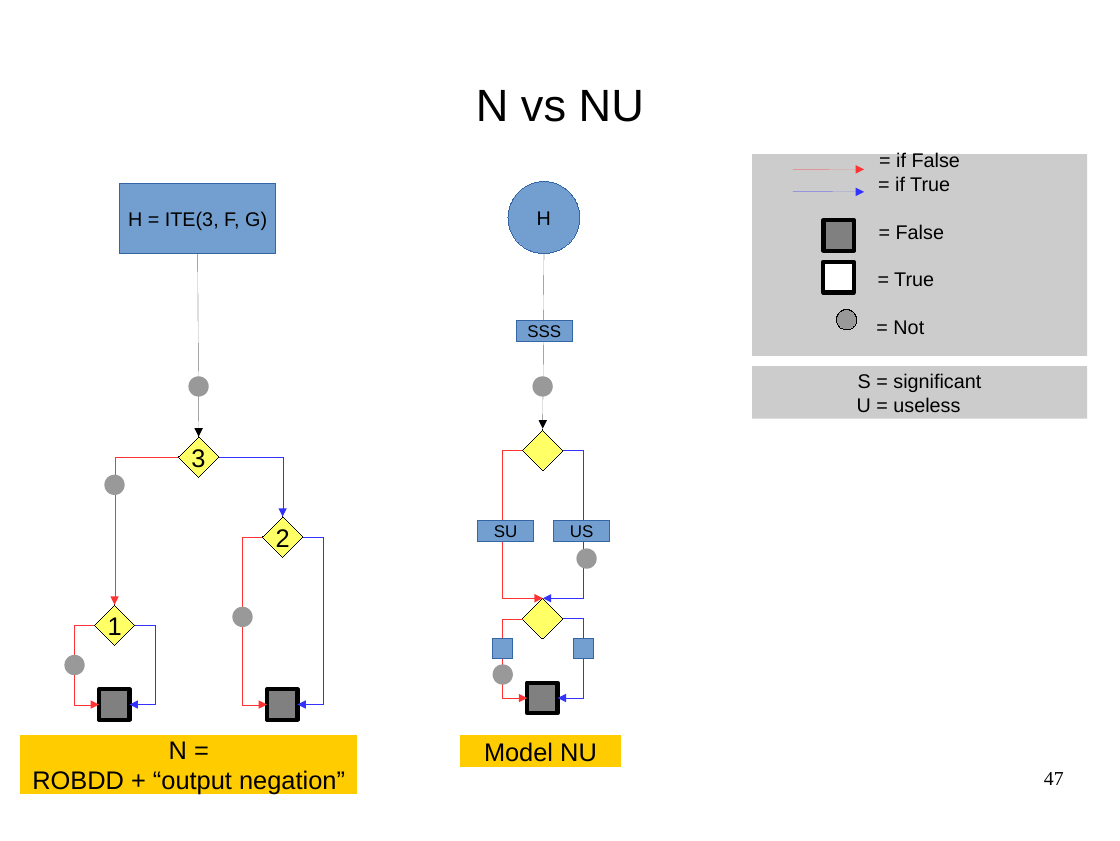
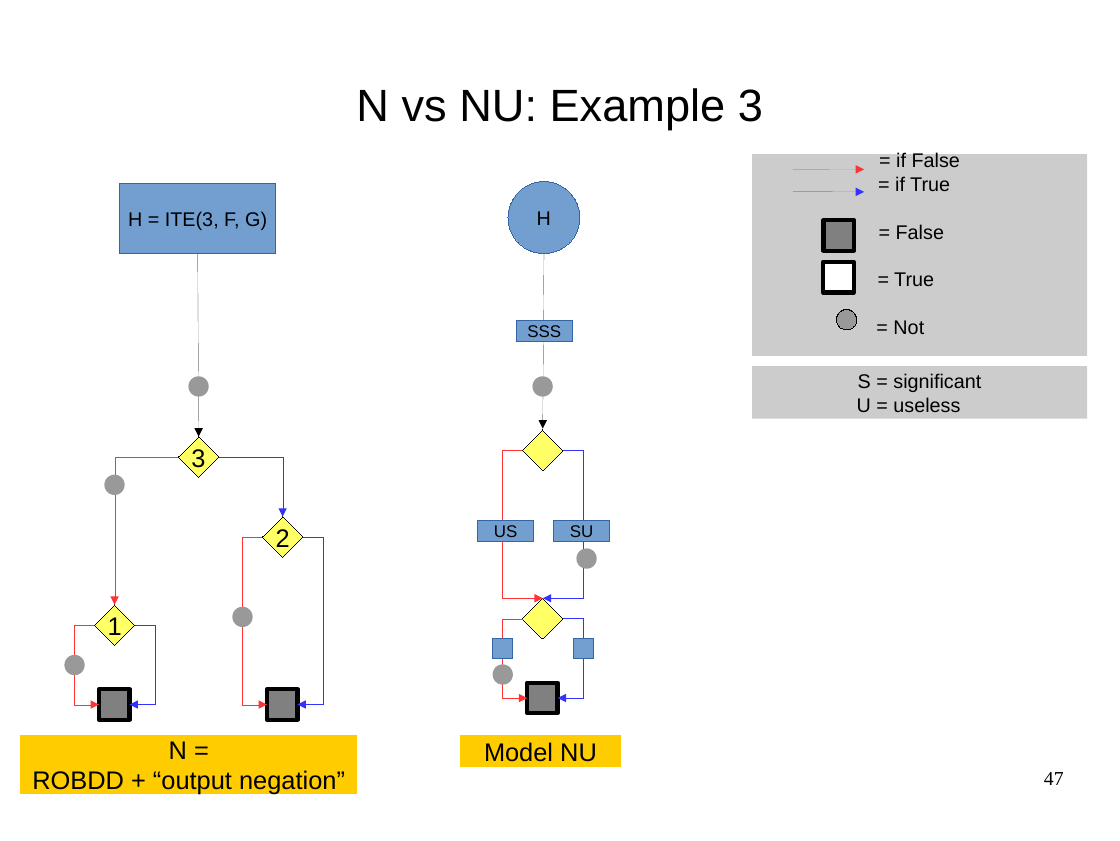
Before and after one commit to FenouilletLucas/DAGaml, a slide deck: slide 47 of doc/2017-06-19-odp/final.odp. Drawn at 1120x841 pixels with LibreOffice and Linux fonts; fonts in the diff are those of the drawing. Boxes give left, top, right and bottom in pixels: in the first picture for what was removed or moved away, otherwise in the second. Text is boxed around its words. In the diff, an @@ line names an element or a change of style, - is before the commit and + after.

```diff
--- a/doc/2017-06-19-odp/final.odp
+++ b/doc/2017-06-19-odp/final.odp
@@ title at box(356, 88, 763, 130): text changed @@
-N vs NU
+N vs NU: Example 3
@@ rectangle "US": place and size @@
-rectangle "US" at box(554, 520, 610, 541)
+rectangle "US" at box(478, 520, 534, 541)
@@ rectangle "SU": place and size @@
-rectangle "SU" at box(478, 520, 534, 541)
+rectangle "SU" at box(554, 520, 610, 541)
```
Also in this commit, not shown: 6 other slides changed, 6 slides added, 30 slides removed, 8 other files.
